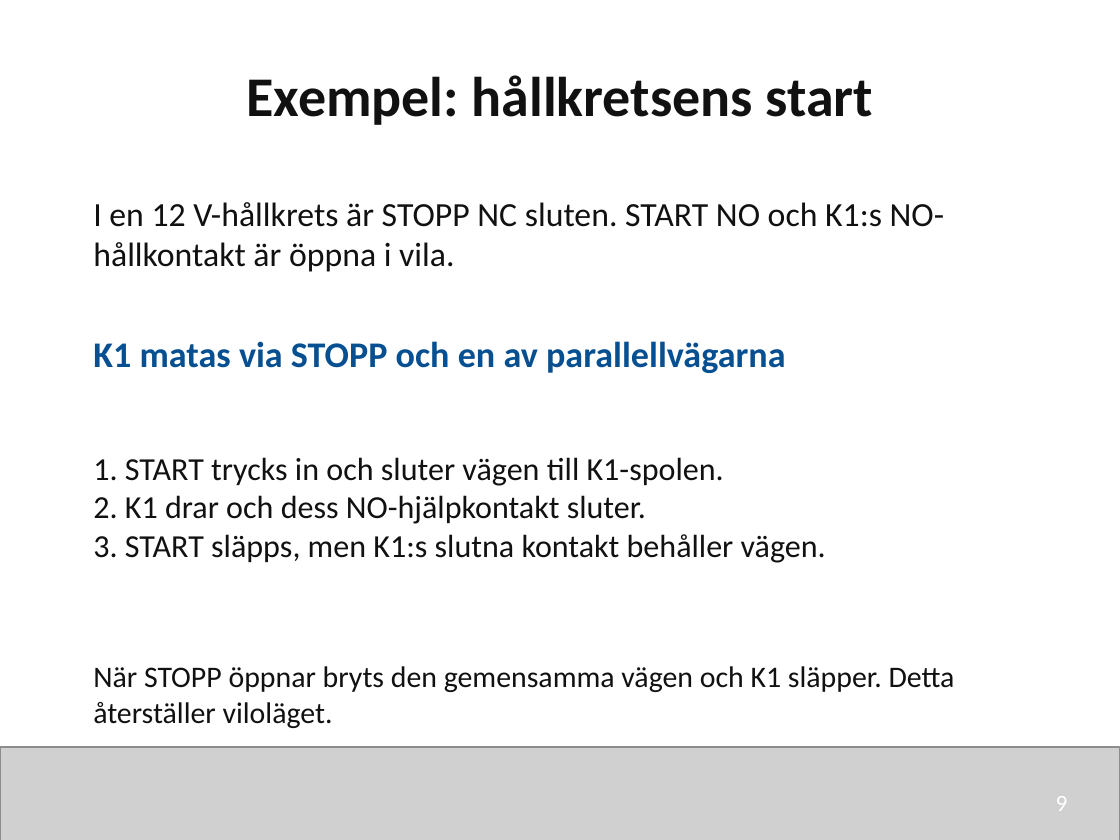
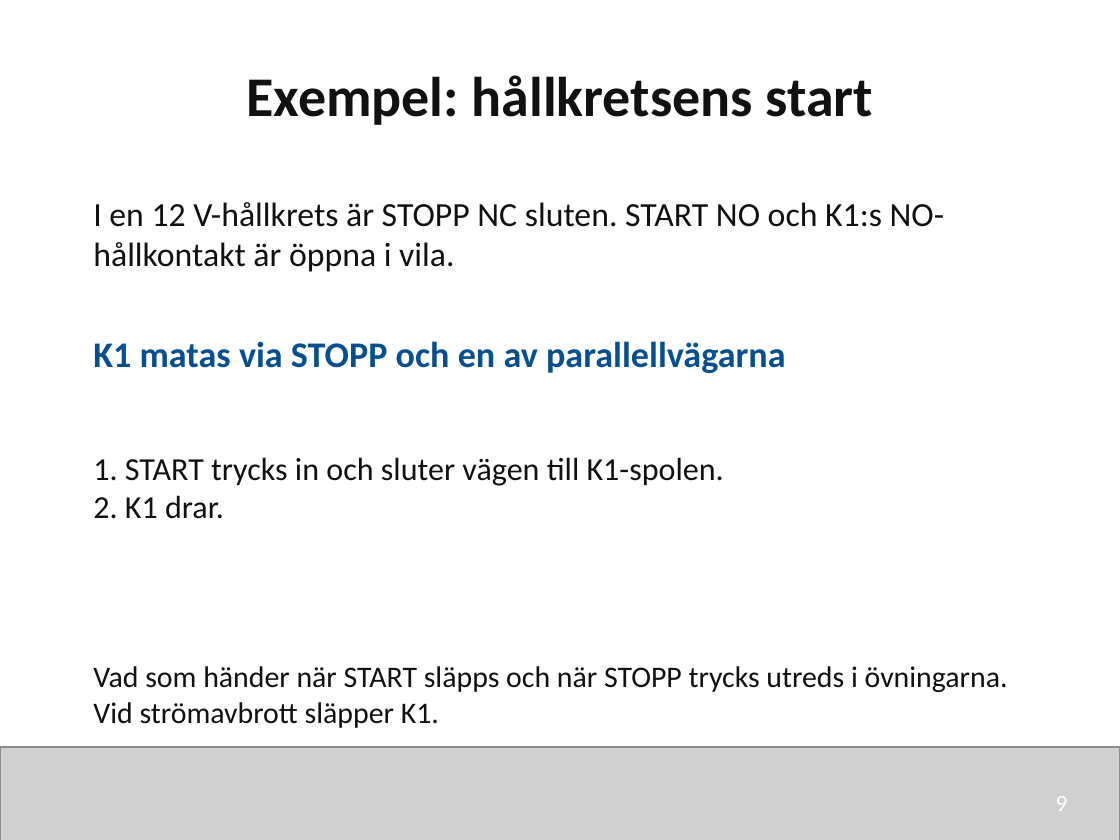
Before and after one commit to nj22az/nj22az.github.io, a slide deck: slide 9 of sjoskolan/vecka-43/aktuell/v43_03_Elscheman_och_dokumentation_elev.pptx. Drawn at 1120x840 pixels with LibreOffice and Linux fonts; fonts in the diff are those of the drawing; grey boxes stand for pictures. Boxes give left, top, right and bottom in pixels: in the first picture for what was removed or moved away, otherwise in the second. Text is boxed around its words. In the diff, an @@ line names an element or a change of style, - is before the commit and + after.

```diff
--- a/sjoskolan/vecka-43/aktuell/v43_03_Elscheman_och_dokumentation_elev.pptx
+++ b/sjoskolan/vecka-43/aktuell/v43_03_Elscheman_och_dokumentation_elev.pptx
@@ text at (93,495,224,519): text changed @@
-2. K1 drar och dess NO-hjälpkontakt sluter.
-3. START släpps, men K1:s slutna kontakt behåller vägen.
+2. K1 drar.
@@ text at (93,666,1008,728): text changed @@
-När STOPP öppnar bryts den gemensamma vägen och K1 släpper. Detta återställer viloläget.
+Vad som händer när START släpps och när STOPP trycks utreds i övningarna. Vid strömavbrott släpper K1.
```
Also in this commit, not shown: 5 other slides changed, 13 other files.
